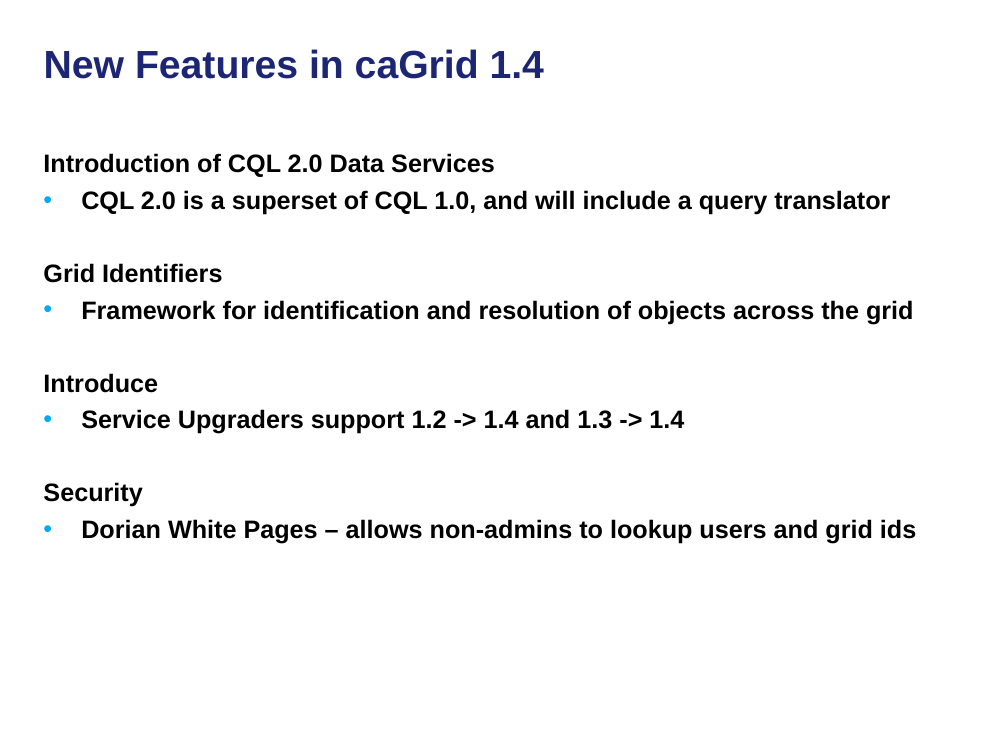
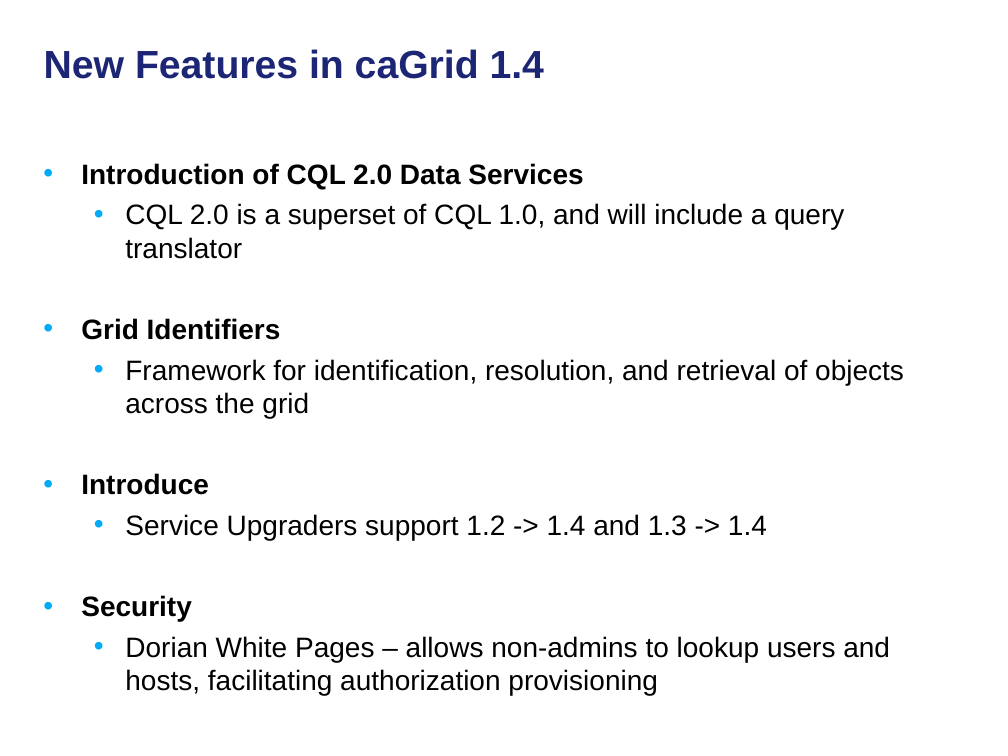
Before and after one commit to NCIP/cagrid-docs, a slide deck: slide 6 of general/presentations/200910_VCDE_ARCH/20091022_Arch_VCDE_caGrid_Future.ppt. Drawn at 1008x756 pixels with LibreOffice and Linux fonts; fonts in the diff are those of the drawing; background and template pictures are left out. Boxes give left, top, right and bottom in pixels: in the first picture for what was removed or moved away, otherwise in the second. Text is boxed around its words. In the diff, an @@ line names an element or a change of style, - is before the commit and + after.

```diff
--- a/general/presentations/200910_VCDE_ARCH/20091022_Arch_VCDE_caGrid_Future.ppt
+++ b/general/presentations/200910_VCDE_ARCH/20091022_Arch_VCDE_caGrid_Future.ppt
@@ text "Introduction of CQL 2.0 Data ...": place and size @@
-text "Introduction of CQL 2.0 Data ..." at box(43, 153, 916, 544)
+text "Introduction of CQL 2.0 Data ..." at box(81, 163, 904, 696)
@@ text at box(81, 163, 844, 621): size 18 to 20 pt in "Introduction of CQL 2.0 Data Services", "CQL 2.0 is a superset of CQL ...", "Grid Identifiers", "Introduce" and 2 more places; bold off in "CQL 2.0 is a superset of CQL ...", "Service Upgraders support 1.2 -> 1.4 and ..."; bullet none to •; list level 1 to 2 in "CQL 2.0 is a superset ..."; list level 1 to 2 in "Service Upgraders support 1.2 -> ..." @@
@@ text at box(125, 359, 904, 418): text changed; size 18 to 20 pt; bold off @@
-• Framework for identification and resolution of objects across the grid
+  • Framework for identification, resolution, and retrieval of objects across the grid
@@ text at box(125, 636, 890, 696): text changed; size 18 to 20 pt; bold off @@
-• Dorian White Pages – allows non-admins to lookup users and grid ids
+  • Dorian White Pages – allows non-admins to lookup users and hosts, facilitating authorization provisioning
```
Also in this commit, not shown: 8 other slides changed, 3 slides added, 11 slides removed.
